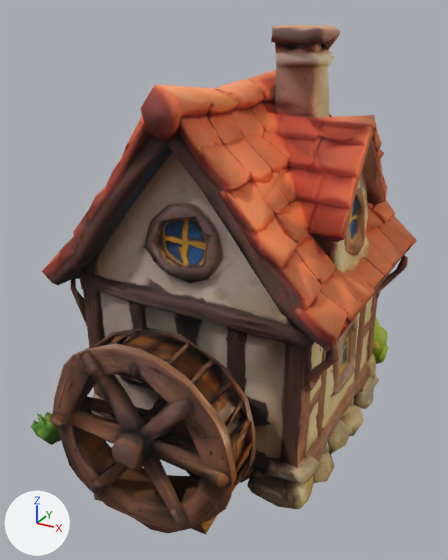
The glTF model app/src/main/assets/models/tripo/bld_watermill.glb, before and after one commit.
Both versions are drawn from a camera (50 mm lens) standing at (0.666, -1.245, 1.01) and looking at (0.004, -0.04, 0.408). The lights are fixed; the arrows at lower left show +X, +Y and +Z. The first picture is the older version. Vertices at exactly the same position are counted once.

The scene before the commit, as lines of its bpy script (objects in view):
```python
me_meshes_0 = bpy.data.meshes.new('meshes[0]')
me_meshes_0.from_pydata(...)  # 3387 vertices, 6894 faces; spans x -0.37..0.374, y -0.489..0.487, z 0.0..0.975
me_meshes_0.materials.append(mat_tripo_material_42d3742c_a1b1_4a7e_a40f_bdf36d173993)  # picture img_水车小屋_basecolor_jpg
ob_tripo_node_42d3742c_a1b1_4a7e_a40f_bdf36d173993 = bpy.data.objects.new('tripo_node_42d3742c-a1b1-4a7e-a40f-bdf36d173993', me_meshes_0)
ob_tripo_node_42d3742c_a1b1_4a7e_a40f_bdf36d173993.location = (0.0, 0.0, 0.0)
```
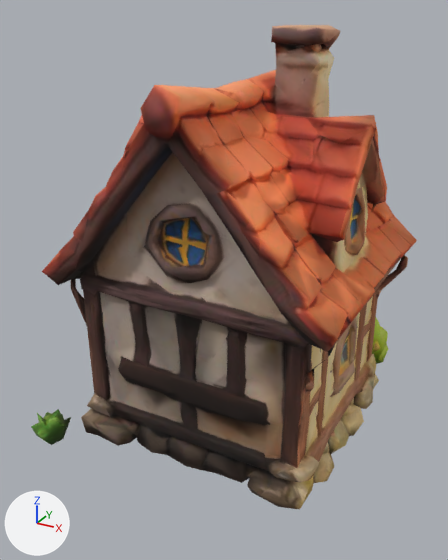
Commit message: fix(watermill): 水轮拆分成独立模型 + 浸入磨坊水塘 + 持续旋转动画

Boxes [x1, y1, x2, y2] around the edits, measured in the pictures (448 x 560 px):
'tripo_node_42d3742c-a1b1-4a7e-a40f-bdf36d173993', reshaped: before [31, 25, 417, 535]; after [31, 25, 417, 510]
part 1 of me_meshes_0, deleted (brown): before [49, 328, 256, 535]
part 2 of me_meshes_0, reshaped: before [31, 42, 417, 510]

What the commit changed:
me_meshes_0 is used by ob_tripo_node_42d3742c_a1b1_4a7e_a40f_bdf36d173993; location (0.0, 0.0, 0.0).
me_meshes_0 had 3387 vertices, 6894 faces and spanned x -0.37..0.374, y -0.489..0.487, z 0.0..0.975.
me_meshes_0 now has 2554 vertices, 5125 faces and spans x -0.36..0.374, y -0.385..0.487, z 0.004..0.975.
me_meshes_0 part 1: the loose piece of 568 vertices spanning x -0.186..0.245, y -0.489..-0.308, z 0.0..0.423 is deleted.
me_meshes_0 part 2: 1 vertex moved within x 0.349, y -0.062, z 0.425; 261 vertices removed from x -0.37..0.369, y -0.359..0.474, z 0.014..0.949.
Other edits to the shape of me_meshes_0 do not show in these pictures.
